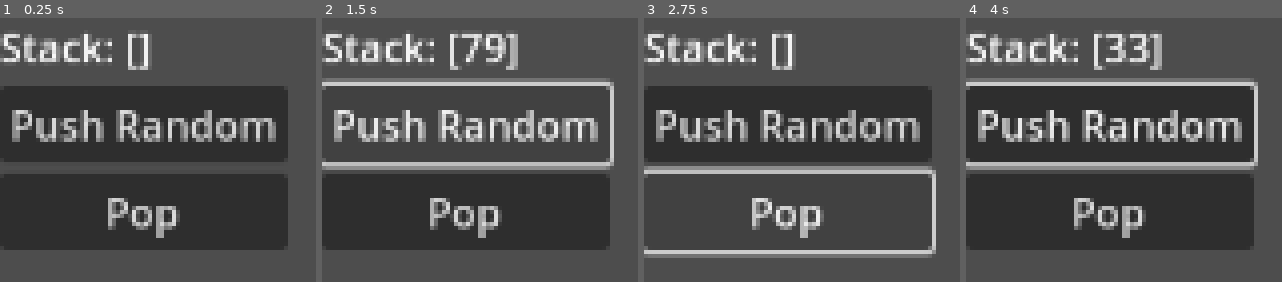
Above: before the commit, frames 1-4 (left to right).
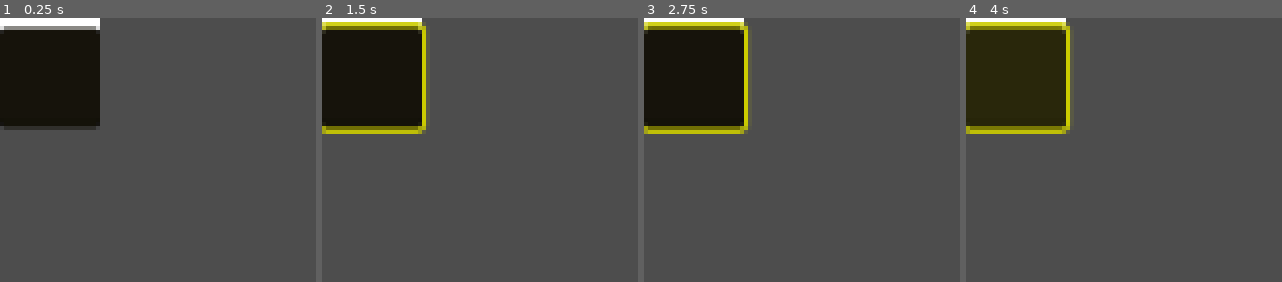
Above: after the commit, the same moments.

Repository: drthgz/learn_via_2d
Game: Godot game, scene res://Scenes/QueueRoom.tscn
Two runs of this game, one before a commit and one after it. Both use one fixed random seed, a clock stepped at 60 frames per second and the inputs below. Before the commit the project starts from res://Scenes/main.tscn.
Inputs (mouse positions are in pixels of both pictures, inside the frame that each line leads up to):
- Up to frame 1 (0.25 s): no input
- Up to frame 2 (1.5 s): click (372, 78) at 0.52 s; click (464, 123) at 1.25 s, where only the run before the commit has a clickable "Push Random"
- Up to frame 3 (2.75 s): click (786, 210) at 2 s, where only the run before the commit has a clickable "Pop"
- Up to frame 4 (4 s): click (1108, 123) at 2.75 s, where only the run before the commit has a clickable "Push Random"; click (1016, 78) at 3.52 s

The runs differ from the first frame. In frame 1, 59% of the frame differs, in the area x 0-92%, y 0-88%; in frame 2, 50%; in frame 3, 42%; in frame 4, 66%, in the area x 0-93%, y 0-88%.
Error after the commit: Invalid call. Nonexistent function 'dequeue_item' in base 'VBoxContainer'. (res://Scenes/queue_item.gd:10)

Commit message:
Trying to work queues

Diff:
--- /dev/null
+++ b/Scenes/QueueItem.tscn
@@ -0,0 +1,14 @@
+[gd_scene load_steps=2 format=3 uid="uid://bd3pcm1bjswch"]
+
+[ext_resource type="Script" uid="uid://bqhu1retc1kh7" path="res://Scenes/queue_item.gd" id="1_jievf"]
+
+[node name="QueueItem" type="Node2D"]
+script = ExtResource("1_jievf")
+
+[node name="Button" type="Button" parent="."]
+offset_right = 40.0
+offset_bottom = 40.0
+
+[node name="Label" type="Label" parent="."]
+offset_right = 40.0
+offset_bottom = 23.0
--- /dev/null
+++ b/Scenes/QueueRoom.tscn
@@ -0,0 +1,26 @@
+[gd_scene load_steps=3 format=3 uid="uid://03y3uyi3iwby"]
+
+[ext_resource type="Script" uid="uid://bg7km6j2hf0rp" path="res://Scenes/queue_room.gd" id="1_8v2x3"]
+[ext_resource type="PackedScene" uid="uid://bd3pcm1bjswch" path="res://Scenes/QueueItem.tscn" id="2_nuy33"]
+
+[node name="QueueRoom" type="Node2D"]
+script = ExtResource("1_8v2x3")
+item_scene = ExtResource("2_nuy33")
+
+[node name="Background" type="ColorRect" parent="."]
+offset_right = 40.0
+offset_bottom = 40.0
+
+[node name="VBoxContainer" type="VBoxContainer" parent="."]
+offset_right = 40.0
+offset_bottom = 40.0
+alignment = 1
+
+[node name="QueueContainer" type="HBoxContainer" parent="VBoxContainer"]
+layout_mode = 2
+
+[node name="GoalContainer" type="HBoxContainer" parent="VBoxContainer"]
+layout_mode = 2
+
+[node name="StatusLabel" type="Label" parent="VBoxContainer"]
+layout_mode = 2
--- /dev/null
+++ b/Scenes/queue_item.gd
@@ -0,0 +1,10 @@
+extends Node2D
+
+@onready var button = $Button
+
+# Called when the node enters the scene tree for the first time.
+func _ready() -> void:
+	button.pressed.connect(_on_pressed)
+
+func _on_pressed():
+	get_parent().get_parent().dequeue_item(modulate)
--- /dev/null
+++ b/Scenes/queue_room.gd
@@ -0,0 +1,42 @@
+extends Node2D
+
+@export var queue_length: int=5
+@export var item_scene: PackedScene
+@onready var queue_container = $VBoxContainer/QueueContainer
+@onready var goal_container = $VBoxContainer/GoalContainer
+@onready var status_label = $VBoxContainer/StatusLabel
+
+var queue:= []
+var current_index:=0
+var colors = [Color.RED, Color.BLUE, Color.GREEN, Color.YELLOW, Color.PURPLE]
+
+# Called when the node enters the scene tree for the first time.
+func _ready() -> void:
+	generate_queue()
+	generate_goals()
+
+func generate_queue():
+	for i in range(queue_length):
+		var color = colors.pick_random()
+		var item = item_scene.instantiate()
+		item.modulate = color
+		queue_container.add_child(item)
+		queue.append(color)
+
+
+func generate_goals():
+	for color in queue:
+		var goal = ColorRect.new()
+		goal.color = color
+		goal.size = Vector2(40,40)
+		goal_container.add_child(goal)
+
+func dequeue_item(color_clicked: Color):
+	if current_index >= queue.size():
+		return
+
+	if queue[current_index] == color_clicked:
+		status_label.text = "Correct!"
+		current_index +=1
+	else:
+		status_label.text = "Wrong order!"
--- a/project.godot
+++ b/project.godot
@@ -11,7 +11,7 @@
 [application]
 
 config/name="learn_via_2d"
-run/main_scene="uid://c2jqpgq01ryt6"
+run/main_scene="uid://03y3uyi3iwby"
 config/features=PackedStringArray("4.4", "Forward Plus")
 config/icon="res://icon.svg"
 
Not shown, added: Scenes/queue_item.gd.uid
Not shown, added: Scenes/queue_room.gd.uid
